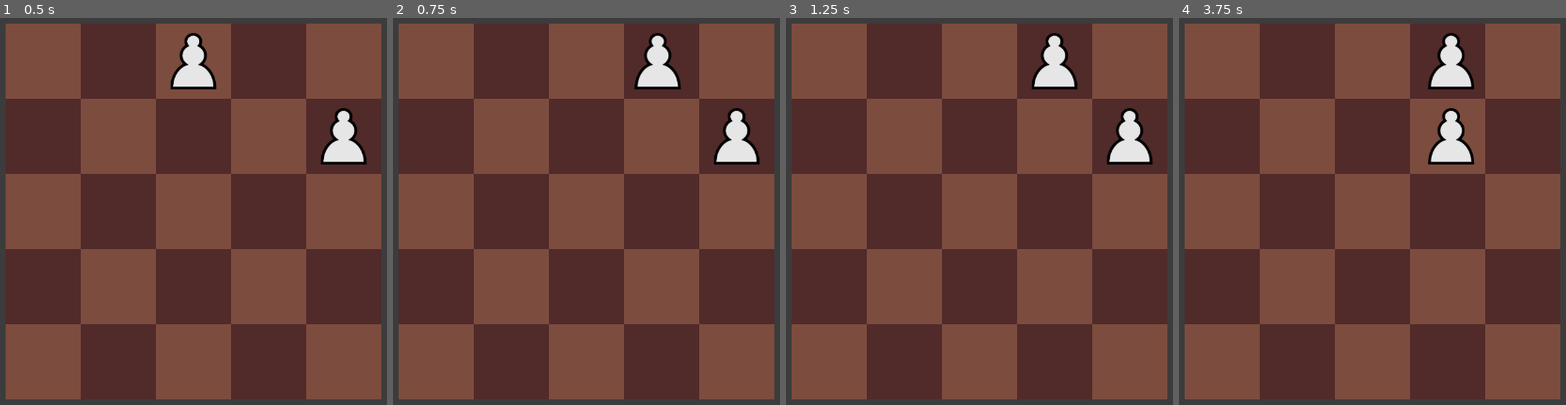
Above: before the commit, frames 1-4 (left to right).
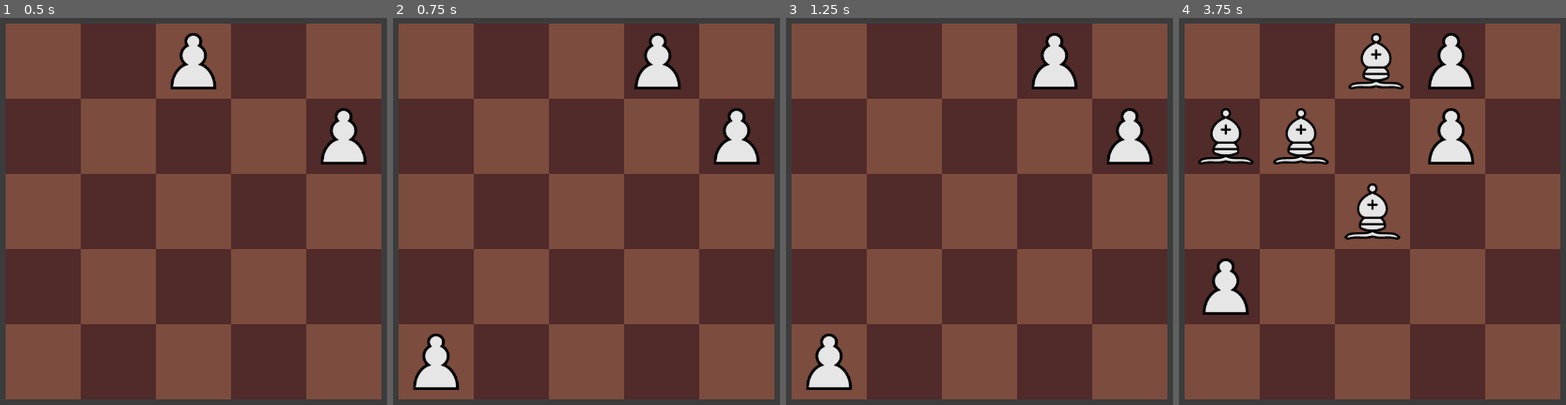
Above: after the commit, the same moments.

Repository: abaker-skudlarek/ChessTiles
Game: Godot game, scene res://Scenes/main.tscn
The game is run twice, just before and just after one commit, with the same random seed, the same clock (stepped at 60 frames per second) and the same inputs. The engine's default icon, where the game draws it, is replaced by a stand-in: a white triangle on a blue panel in a dark square.
Inputs:
- Up to frame 1 (0.5 s): no input
- Up to frame 2 (0.75 s): tap Enter at 0.5 s; hold Right (slide_move_right) from 0.53 s (still down)
- Up to frame 3 (1.25 s): keep holding Right (slide_move_right)
- Up to frame 4 (3.75 s): tap Space at 1.25, 2.75 s; release Right (slide_move_right) at 1.28 s; hold Down (slide_move_down) 1.28-2.03 s; tap Enter at 2, 3.5 s; hold Right (slide_move_right) 2.03-2.78 s; hold Up (slide_move_up) 2.78-3.53 s; hold Left (slide_move_left) from 3.53 s (still down)

Frame 1 is identical in both runs. In frame 2, 1.1% of the frame differs, in the area x 5-18%, y 81-97%; in frame 3, 1.1%; in frame 4, 5.0%, in the area x 4-59%, y 3-77%.

Commit message:
added piece spawning after slide move

Diff:
--- a/Scripts/Game/board.gd
+++ b/Scripts/Game/board.gd
@@ -33,14 +33,20 @@
 	SignalBus.connect("slide_move_right", _on_slide_move_right)
 	SignalBus.connect("slide_move_up", _on_slide_move_up)
 	SignalBus.connect("slide_move_down", _on_slide_move_down)
-
-# ------------------------------------------------------------------------------------------------ #
-
-## Moves all pieces on the board in the direction that is defined in direction_to_move
+	SignalBus.connect("slide_move_finished", _on_slide_move_finished)
+
+# ------------------------------------------------------------------------------------------------ #
+
+## Processes a slide move. Attempts to move all pieces on the board in the direction that is defined
+## 	in direction_to_move. If the piece can't move, it doesn't.
 ## 	direction_to_move is a Vector2 which should contain a 1 or -1 in the direction that we want to move
 ## 	For example: If we want to move all pieces right, direction_to_move = Vector2(1, 0)
 ## 				 If we want to move all pieces up, direction_to_move = Vector2(0, -1)
-func _slide_move(direction_to_move: Vector2) -> void:
+func _process_slide_move(direction_to_move: Vector2) -> void:
+
+	print("---------------------------")
+
+	var slide_moves_performed = 0
 
 	GameManager.change_state(GameManager.GameState.SLIDE_MOVE)
 
@@ -53,7 +59,7 @@
 					var new_grid_position = Vector2(current_grid_position.x + direction_to_move.x,
 													current_grid_position.y + direction_to_move.y)
 					if (new_grid_position.x < GRID_WIDTH and new_grid_position.x >= 0 and new_grid_position.y < GRID_HEIGHT and new_grid_position.y >= 0):
-						_slide_move_piece(current_grid_position, new_grid_position)
+						slide_moves_performed += _slide_move_piece(current_grid_position, new_grid_position)
 	elif direction_to_move == Vector2.LEFT or direction_to_move == Vector2.UP:
 		for i in _board.size():
 			for j in _board[i].size():
@@ -62,7 +68,7 @@
 					var new_grid_position = Vector2(current_grid_position.x + direction_to_move.x,
 													current_grid_position.y + direction_to_move.y)
 					if (new_grid_position.x < GRID_WIDTH and new_grid_position.x >= 0 and new_grid_position.y < GRID_HEIGHT and new_grid_position.y >= 0):
-						_slide_move_piece(current_grid_position, new_grid_position)
+						slide_moves_performed += _slide_move_piece(current_grid_position, new_grid_position)
 
 	elif direction_to_move == Vector2.DOWN:
 		for i in _board.size():
@@ -73,14 +79,20 @@
 													current_grid_position.y + direction_to_move.y)
 
 					if (new_grid_position.x < GRID_WIDTH and new_grid_position.x >= 0 and new_grid_position.y < GRID_HEIGHT and new_grid_position.y >= 0):
-						_slide_move_piece(current_grid_position, new_grid_position)
+						slide_moves_performed += _slide_move_piece(current_grid_position, new_grid_position)
+
+	# If we performed at least 1 slide move, emit the signal
+	if slide_moves_performed > 0:
+		SignalBus.emit_signal("slide_move_finished")
 
 	GameManager.change_state(GameManager.GameState.WAITING_USER_INPUT)
 
 # ------------------------------------------------------------------------------------------------ #
 
 ## Moves a piece using a slide move from the current_piece_grid_location to the new_piece_grid_location.
-func _slide_move_piece(current_piece_grid_location: Vector2, new_piece_grid_location: Vector2) -> void:
+## Returns 1 if the slide move was performed, 0 if not. Not using bools because the calling code wants
+## to know how many slide moves are performed
+func _slide_move_piece(current_piece_grid_location: Vector2, new_piece_grid_location: Vector2) -> int:
 	# If the new grid location to move to is occupied, either merge the pieces or don't perform the movement
 	if _is_square_occupied(new_piece_grid_location):
 
@@ -94,15 +106,21 @@
 			# If the pieces that we are merging have a next piece name of "NONE", don't merge, because
 			# there aren't any pieces after this one. This usually means that we have two kings merging
 			if piece_at_new_grid_location.next_piece_name == NONE:
-				return
+				return 0
 
 			GameManager.change_state(GameManager.GameState.MERGING)
 
+			# TODO: This doesn't work because the objects are freed before the tween startss so it doesn't start
+			# 		May be able to connect to the tween finished signal and free the objects then?
+			# 		I'd like to have some kind of animation when pieces are merging
+			#var move_tween := create_tween()
+			#move_tween.tween_property(piece_at_current_grid_location, "position", _grid_to_pixel(new_piece_grid_location), .3).set_trans(Tween.TRANS_EXPO)
+
 			# Remove both pieces from _board and _pieces_on_board
+			_board[new_piece_grid_location.x][new_piece_grid_location.y] = null
 			_board[current_piece_grid_location.x][current_piece_grid_location.y] = null
-			_board[new_piece_grid_location.x][new_piece_grid_location.y] = null
-			_pieces_on_board.erase(piece_at_current_grid_location)  # TODO: Not sure if erase() is what we want here or not
-			_pieces_on_board.erase(piece_at_new_grid_location)      # TODO: Not sure if erase() is what we want here or not
+			_pieces_on_board.erase(piece_at_current_grid_location)
+			_pieces_on_board.erase(piece_at_new_grid_location)
 
 			_spawn_piece_at_grid_position(new_piece_grid_location, "player", piece_at_new_grid_location.next_piece_name)
 
@@ -112,11 +130,14 @@
 
 			GameManager.change_state(GameManager.GameState.WAITING_USER_INPUT)
 
-		# If the new grid location is occupied and the pieces don't match, do nothing and return. No movement should happen
+			return 1
+
+		# If the new grid location is occupied but the pieces don't match, do nothing and return. No movement should happen
 		else:
-			return
+			return 0
 
 	# If the new grid location to move to is not occupied, move the piece to the new locaation
+	# without worrying about merging.
 	else:
 		var piece = _board[current_piece_grid_location.x][current_piece_grid_location.y]
 		_board[current_piece_grid_location.x][current_piece_grid_location.y] = null
@@ -128,15 +149,19 @@
 		# 			 direction before the tween ends
 		# 		  2. The player can input a diagonal direction, causing the pieces to move diagonally,
 		# 			 which we do not want
-		# 		  3. Find the best transition settings. Using set_trans, we can change how the sprite moves to it's final destination
+		# 		  3. When merging, the tween doesn't seem to fully finish. We need some better animation when merging happens
+		# 		  4. Find the best transition settings. Using set_trans, we can change how the sprite moves to it's final destination
 		var move_tween := create_tween()
 		#move_tween.connect("finished", _on_move_tween_finished) # TODO: This didn't seem to work like I wanted
 		move_tween.tween_property(piece, "position", _grid_to_pixel(new_piece_grid_location), .3).set_trans(Tween.TRANS_EXPO)
 
+		return 1
+
 # ------------------------------------------------------------------------------------------------ #
 
 ## Spawns pieces onto the board
-# TODO: Need to implement spawning of enemy pieces
+# TODO: 1. Need to implement spawning of enemy pieces
+# TODO: 2. In Threes, the pieces are only spawned at the edges of the board. We might want to do that as well
 func _spawn_pieces_at_random_positions(num_pieces_to_spawn: int):
 
 	# Get the amount of empty spaces on the board defined by num_pieces_to_spawn. Each empty space is a Vector2()
@@ -149,9 +174,6 @@
 	for i in num_pieces_to_spawn:
 		# Get a number between 0 and 100, this will be used to determine which piece to spawn
 		var spawn_chance = randi() % 101
-
-		# Determine which piece to spawn based on the spawn_chance. 75% to spawn pawn, 25% to spawn bishop
-		var piece_to_spawn = ResourceManager.player_pieces["pawn"] if spawn_chance <= 75 else ResourceManager.player_pieces["bishop"]
 
 		# Spawn the piece based on the random chance and set it's position to the empty_space we're on
 		var grid_position = _pixel_to_grid(Vector2(empty_spaces[i].x, empty_spaces[i].y))
@@ -244,6 +266,7 @@
 func _on_state_changed_start_game() -> void:
 	_board = _create_empty_2d_array()
 	_generate_board_background()
+	# TODO: We may want to start the game with more pieces on the board. Could be random
 	_spawn_pieces_at_random_positions(2)
 
 	# TODO: We are allowing the board scene to change the state of the game, using the GameManager Singleton.
@@ -257,29 +280,29 @@
 # ------------------------------------------------------------------------------------------------ #
 
 func _on_slide_move_left() -> void:
-	_slide_move(Vector2.LEFT)
+	_process_slide_move(Vector2.LEFT)
 
 # ------------------------------------------------------------------------------------------------ #
 
 func _on_slide_move_right() -> void:
-	_slide_move(Vector2.RIGHT)
+	_process_slide_move(Vector2.RIGHT)
 
 # ------------------------------------------------------------------------------------------------ #
 
 func _on_slide_move_up() -> void:
-	_slide_move(Vector2.UP)
+	_process_slide_move(Vector2.UP)
 
 # ------------------------------------------------------------------------------------------------ #
 
 func _on_slide_move_down() -> void:
-	_slide_move(Vector2.DOWN)
-
-# ------------------------------------------------------------------------------------------------ #
-
-### Change the game state to waiting for user input after the move tween is finished.
-### Doing this because we do not want the player to be able to move the pieces while a tween is in progress
-#func _on_move_tween_finished() -> void:
-	#GameManager.change_state(GameManager.GameState.WAITING_USER_INPUT)
+	_process_slide_move(Vector2.DOWN)
+
+# ------------------------------------------------------------------------------------------------ #
+
+func _on_slide_move_finished() -> void:
+	_spawn_pieces_at_random_positions(1)
+
+# ------------------------------------------------------------------------------------------------ #
 
 # ------------------------------------------------------------------------------------------------ #
 # -- Public Functions -- #
--- a/Scripts/Managers/signal_bus.gd
+++ b/Scripts/Managers/signal_bus.gd
@@ -18,3 +18,8 @@
 signal slide_move_right
 signal slide_move_up
 signal slide_move_down
+
+# ------------------------------------------------------------------------------------------------ #
+# -- Board Signals -- #
+# ------------------------------------------------------------------------------------------------ #
+signal slide_move_finished
